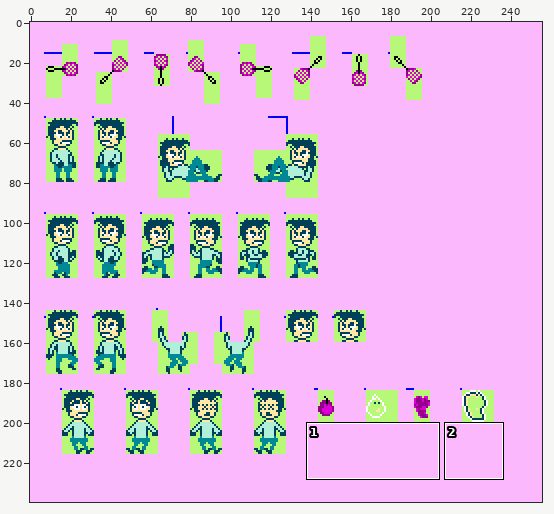
Edited in one commit: sprite sheet (pictures.png). Above, an overview of the earlier version with the close-up marked.
Close-up. As it was:
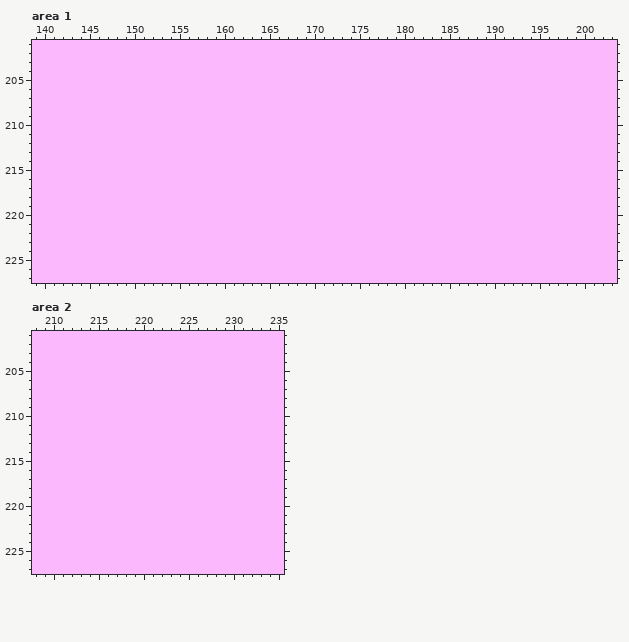
The file is 256x240 pixels. Shown: area 1: x 139..203, y 201..227; area 2: x 208..235, y 201..227.
Now the later version:
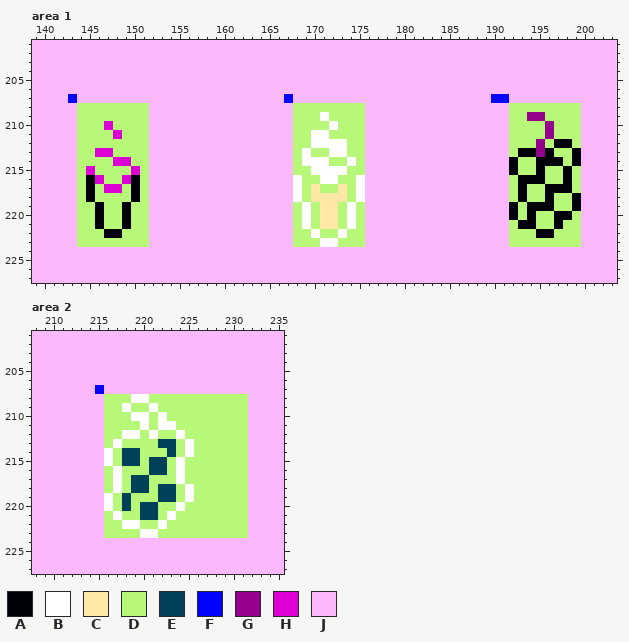
Palette (. is transparent): A #000008  B #ffffff  C #ffe7a5  D #b8f878  E #004058  F #0000ff  G #94008c  H #dc00d4  J #fcb8fc
From old to new:
Area 1:
y 207: x 143 J -> F; x 167 J -> F; x 190..191 JJ -> FF
y 208: x 144..151 JJJJJJJJ -> DDDDDDDD; x 168..175 JJJJJJJJ -> DDDDDDDD; x 192..199 JJJJJJJJ -> DDDDDDDD
y 209: x 144..151 JJJJJJJJ -> DDDDDDDD; x 168..175 JJJJJJJJ -> DDDBDDDD; x 192..199 JJJJJJJJ -> DDGGDDDD
y 210: x 144..151 JJJJJJJJ -> DDDHDDDD; x 168..175 JJJJJJJJ -> DDDDBDDD; x 192..199 JJJJJJJJ -> DDDDGDDD
y 211: x 144..151 JJJJJJJJ -> DDDDHDDD; x 168..175 JJJJJJJJ -> DDBBDDDD; x 192..199 JJJJJJJJ -> DDDDGDDD
y 212: x 144..151 JJJJJJJJ -> DDDDDDDD; x 168..175 JJJJJJJJ -> DDBBBBDD; x 192..199 JJJJJJJJ -> DDDGDAAD
y 213: x 144..151 JJJJJJJJ -> DDHHDDDD; x 168..175 JJJJJJJJ -> DBDDBBDD; x 192..199 JJJJJJJJ -> DAAGADDA
y 214: x 144..151 JJJJJJJJ -> DDDDHHDD; x 168..175 JJJJJJJJ -> DBBBDDBD; x 192..199 JJJJJJJJ -> ADDAAADA
y 215: x 144..151 JJJJJJJJ -> DHDDDDHD; x 168..175 JJJJJJJJ -> DDBBBBDD; x 192..199 JJJJJJJJ -> ADDADDAD
y 216: x 144..151 JJJJJJJJ -> DAHDDHAD; x 168..175 JJJJJJJJ -> BDDBBDDB; x 192..199 JJJJJJJJ -> DAAADDAD
y 217: x 144..151 JJJJJJJJ -> DADHHDAD; x 168..175 JJJJJJJJ -> BDCDDCDB; x 192..199 JJJJJJJJ -> DADDAAAD
y 218: x 144..151 JJJJJJJJ -> DADDDDAD; x 168..175 JJJJJJJJ -> BDCCCCDB; x 192..199 JJJJJJJJ -> DADDADDA
y 219: x 144..151 JJJJJJJJ -> DDADDADD; x 168..175 JJJJJJJJ -> DBDCCDBD; x 192..199 JJJJJJJJ -> ADAAADDA
y 220: x 144..151 JJJJJJJJ -> DDADDADD; x 168..175 JJJJJJJJ -> DBDCCDBD; x 192..199 JJJJJJJJ -> ADADDAAD
y 221: x 144..151 JJJJJJJJ -> DDADDADD; x 168..175 JJJJJJJJ -> DBDCCDBD; x 192..199 JJJJJJJJ -> DAADDADD
y 222: x 144..151 JJJJJJJJ -> DDDAADDD; x 168..175 JJJJJJJJ -> DDBDDBDD; x 192..199 JJJJJJJJ -> DDDAADDD
y 223: x 144..151 JJJJJJJJ -> DDDDDDDD; x 168..175 JJJJJJJJ -> DDDBBDDD; x 192..199 JJJJJJJJ -> DDDDDDDD
Area 2:
y 207: x 215 J -> F
y 208: x 216..231 JJJJJJJJJJJJJJJJ -> DDDBBDDDDDDDDDDD
y 209: x 216..231 JJJJJJJJJJJJJJJJ -> DDBDDBDDDDDDDDDD
y 210: x 216..231 JJJJJJJJJJJJJJJJ -> DDDBBDBDDDDDDDDD
y 211: x 216..231 JJJJJJJJJJJJJJJJ -> DDDDBDBBDDDDDDDD
y 212: x 216..231 JJJJJJJJJJJJJJJJ -> DDBBDBDDBDDDDDDD
y 213: x 216..231 JJJJJJJJJJJJJJJJ -> DBDDDDEEDBDDDDDD
y 214: x 216..231 JJJJJJJJJJJJJJJJ -> BDEEDDDEDBDDDDDD
y 215: x 216..231 JJJJJJJJJJJJJJJJ -> BDEEDEEDBDDDDDDD
y 216: x 216..231 JJJJJJJJJJJJJJJJ -> DBDDDEEDBDDDDDDD
y 217: x 216..231 JJJJJJJJJJJJJJJJ -> DBDEEDDDBDDDDDDD
y 218: x 216..231 JJJJJJJJJJJJJJJJ -> DBDEEDEEDBDDDDDD
y 219: x 216..231 JJJJJJJJJJJJJJJJ -> BDEDDDEEDBDDDDDD
y 220: x 216..231 JJJJJJJJJJJJJJJJ -> BDEDEEDDBDDDDDDD
y 221: x 216..231 JJJJJJJJJJJJJJJJ -> DBDDEEDBDDDDDDDD
y 222: x 216..231 JJJJJJJJJJJJJJJJ -> DDBBDDBDDDDDDDDD
y 223: x 216..231 JJJJJJJJJJJJJJJJ -> DDDDBBDDDDDDDDDD
Changed places in both close-ups, as pixel boxes (x1, y1, x2, y2):
changed: (68, 94, 149, 247)
changed: (284, 94, 365, 247)
changed: (491, 94, 581, 247)
changed: (95, 385, 248, 538)
